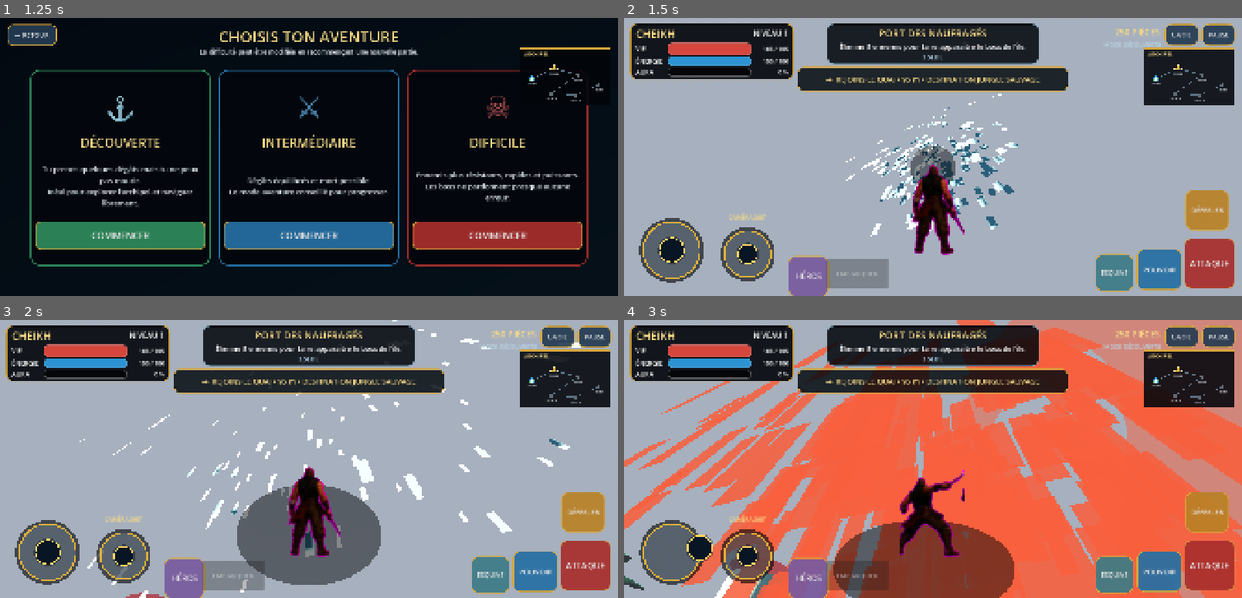
Above: before the commit, frames 1-4 (two rows, left to right).
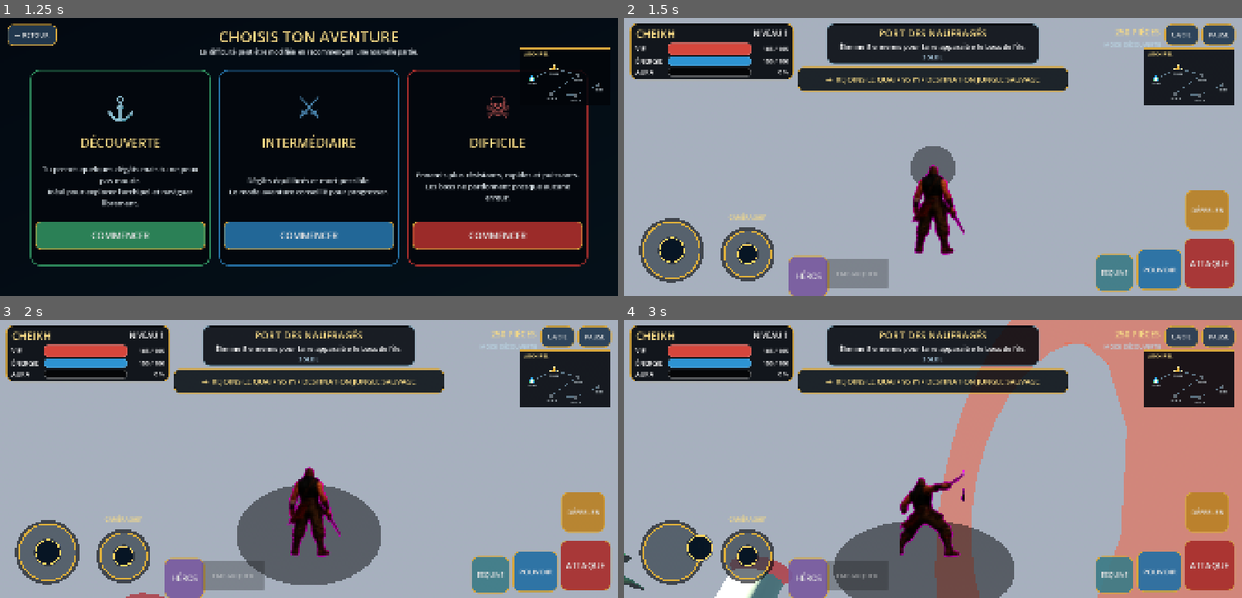
Above: after the commit, the same moments.

Repository: Chasmet/Chk-pirate-warrior-
Game: Godot game, scene res://scenes/main.tscn
Two runs of this game, one before a commit and one after it. Both use one fixed random seed, a clock stepped at 60 frames per second and the inputs below.
Inputs (mouse positions are in pixels of both pictures, inside the frame that each line leads up to):
- Up to frame 1 (1.25 s): click (123, 84) at 0.52 s
- Up to frame 2 (1.5 s): click "COMMENCER" at 1.25 s
- Up to frame 3 (2 s): no input
- Up to frame 4 (3 s): drag from (1038, 495) to (994, 397) at 2.02 s; drag from (673, 553) to (902, 514) at 2.77 s

Frame 1 is identical in both runs. In frame 2, 2.1% of the frame differs, in the area x 35-64%, y 27-79%; in frame 3, 1.8%; in frame 4, 50%, in the area x 0-100%, y 0-100%.

Commit message:
Désactive les particules 3D responsables des panneaux blancs Android

Diff:
--- a/godot/scripts/gameplay_repair.gd
+++ b/godot/scripts/gameplay_repair.gd
@@ -3,6 +3,7 @@
 var player: PlayerController
 var cleaned_world_id := 0
 var rescue_delay := 0.0
+var visual_guard_timer := 0.0
 
 func _ready() -> void:
 	process_priority = 1600
@@ -20,6 +21,11 @@
 		cleaned_world_id = world.get_instance_id()
 		_stabilize_world_visuals(world)
 
+	visual_guard_timer -= delta
+	if visual_guard_timer <= 0.0 and is_instance_valid(world):
+		visual_guard_timer = 1.0
+		_disable_unstable_particles_recursive(world)
+
 	if player.boat_mode:
 		rescue_delay = 0.0
 		return
@@ -32,10 +38,14 @@
 func _cleanup_recursive(node: Node) -> void:
 	if node is Label3D:
 		# Les informations utiles sont déjà présentes dans le HUD et la mini-carte.
-		# Supprimer les textes 3D évite les quads de police instables sur OpenGL mobile.
 		node.queue_free()
 		return
-	if node is MultiMeshInstance3D and String(node.name) == "HerbeDense":
+	if node is GPUParticles3D:
+		# Sur plusieurs pilotes OpenGL Android, les quads de particules étaient
+		# rendus comme de grands rectangles blancs. Ils sont coupés jusqu'à leur
+		# remplacement par des effets mobiles basés sur des meshes/tweens.
+		_disable_particle(node as GPUParticles3D)
+	elif node is MultiMeshInstance3D and String(node.name) == "HerbeDense":
 		# Le MultiMesh de milliers de quads n'est pas assez fiable sur tous les GPU.
 		(node as MultiMeshInstance3D).visible = false
 	elif node is GeometryInstance3D:
@@ -46,10 +56,22 @@
 	for child in node.get_children():
 		_cleanup_recursive(child)
 
+func _disable_unstable_particles_recursive(node: Node) -> void:
+	if node is GPUParticles3D:
+		_disable_particle(node as GPUParticles3D)
+	for child in node.get_children():
+		_disable_unstable_particles_recursive(child)
+
+func _disable_particle(particles: GPUParticles3D) -> void:
+	particles.emitting = false
+	particles.visible = false
+	particles.process_mode = Node.PROCESS_MODE_DISABLED
+	particles.cast_shadow = GeometryInstance3D.SHADOW_CASTING_SETTING_OFF
+
 func _apply_safe_foliage_material(geometry: GeometryInstance3D, label: String) -> void:
-	# Le shader de vent déformait certains meshes en longues bandes blanches sur
-	# l'émulateur Android. Un matériau standard garde la végétation propre et
-	# lisible; l'animation du vent sera faite par rotation de nœuds, sans shader.
+	# Le shader de vent déformait certains meshes sur le rendu mobile. Un
+	# matériau standard conserve une végétation propre; le mouvement sera animé
+	# au niveau des nœuds plutôt que dans le vertex shader.
 	var color := Color("276f3b")
 	if label == "Palme":
 		color = Color("1f7040")
